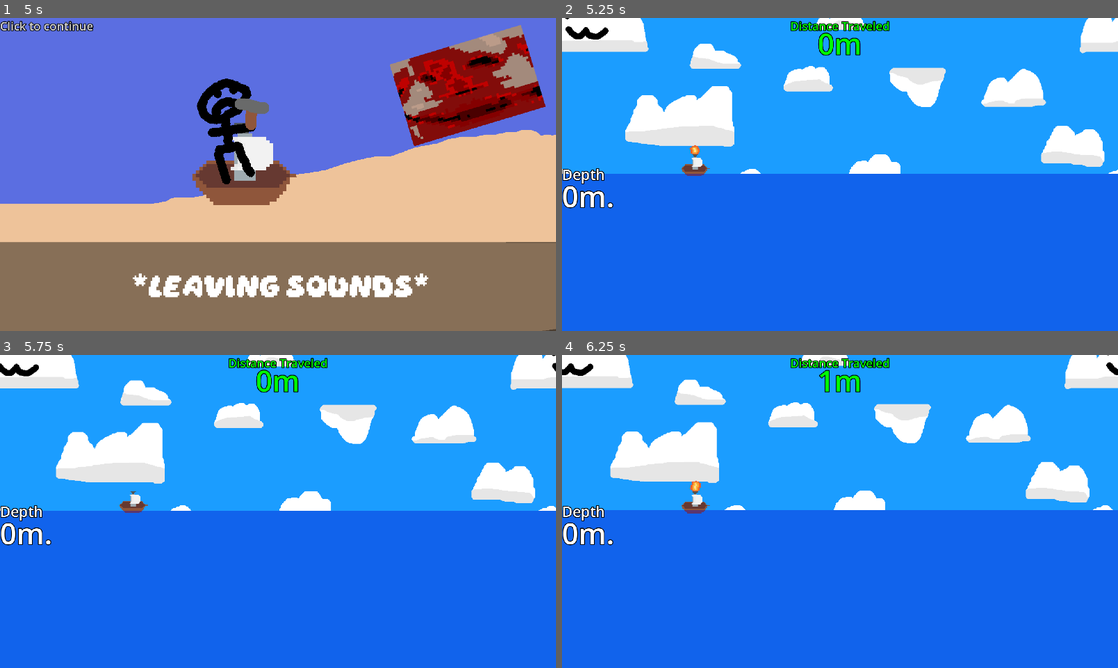
Above: before the commit, frames 1-4 (two rows, left to right).
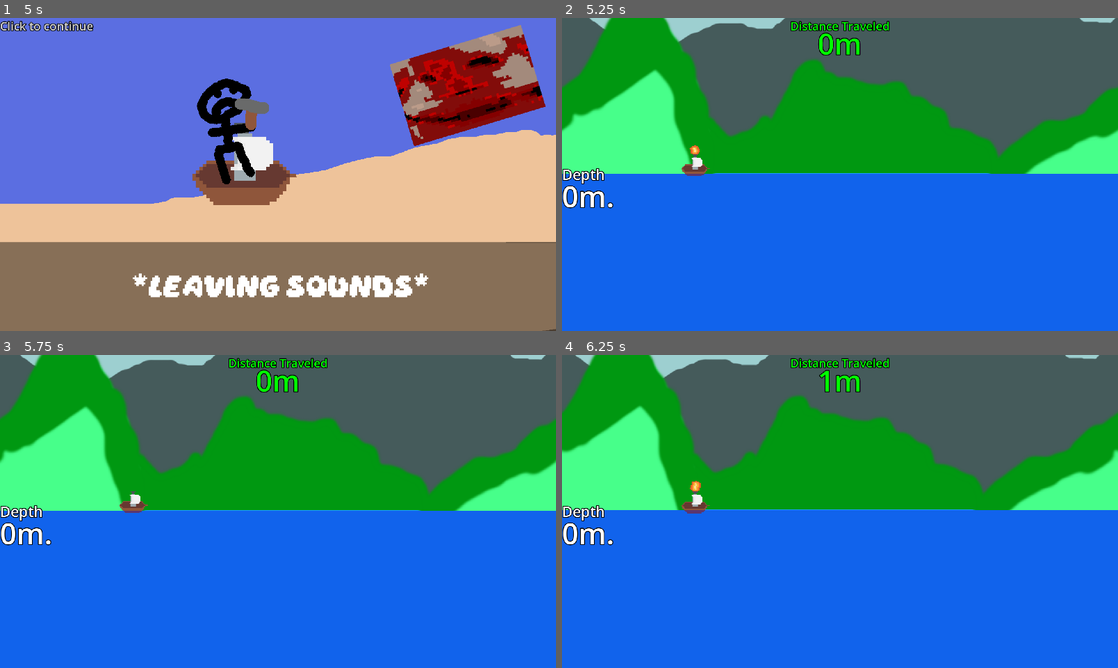
Above: after the commit, the same moments.

Repository: dkristia/Shipmarine
Game: Godot game, scene res://Scenes/MainMenu/main_menu.tscn
Two runs of this game, one before a commit and one after it. Both use one fixed random seed, a clock stepped at 60 frames per second and the inputs below.
Inputs (mouse positions are in pixels of both pictures, inside the frame that each line leads up to):
- Up to frame 1 (5 s): click (278, 64) at 0.5 s; click (278, 174) at 1.25 s; click (278, 174) at 2 s; click (278, 174) at 2.75 s; tap Enter (ui_accept) at 3.5, 3.77, 4.25, 4.52 s
- Up to frame 2 (5.25 s): tap Enter (ui_accept) at 5 s
- Up to frame 3 (5.75 s): no input
- Up to frame 4 (6.25 s): tap Enter (ui_accept) at 6.02 s

Frame 1 is identical in both runs. In frame 2, 49% of the frame differs, in the area x 0-100%, y 0-50%; in frame 3, 49%; in frame 4, 49%.

Commit message:
change background

Diff:
--- a/Objects/Enemies/Airplane/airplane.gd
+++ b/Objects/Enemies/Airplane/airplane.gd
@@ -4,20 +4,17 @@
 func _ready():
 	super._ready()
 	position.y = randf_range(-100, -1100)
+	movespeed = 75
 
 
 func _process(delta):
 	super._process(delta)
-	if $MainSprite.flip_h:
-		position.x += speed*delta*75
-	else:
-		position.x -= speed*delta*75
 
 
 func _on_area_entered(area):
 	if area.is_in_group("enemy"):
 		mainSprite.set_texture(_explosion)
 		area.find_child("MainSprite").set_texture(_explosion)
-		await(1)
+		await get_tree().create_timer(1).timeout
 		area.queue_free()
 		queue_free()
--- a/Objects/Enemies/BaseEnemy/enemy.gd
+++ b/Objects/Enemies/BaseEnemy/enemy.gd
@@ -7,6 +7,8 @@
 @onready var mainSprite = $MainSprite
 var _explosion = preload("res://Sprites/Ship/explosion.png")
 var gameOverscene = preload("res://Scenes/GameOver/game_over.tscn")
+
+var movespeed = 10
 
 
 func _ready():
@@ -20,6 +22,10 @@
 	position.x -= delta*speed*100
 	if position.x <= -1000:
 		queue_free()
+	if $MainSprite.flip_h:
+		position.x += speed*delta*movespeed
+	else:
+		position.x -= speed*delta*movespeed
 
 
 func _on_body_entered(body):
--- a/Objects/Enemies/Island/island.gd
+++ b/Objects/Enemies/Island/island.gd
@@ -10,6 +10,7 @@
 		add_child(bottom)
 		bottom.position.y = currenty
 		currenty += 148
+	movespeed = 0
 
 
 func _process(delta):
--- a/ParallaxBackground.gd
+++ b/ParallaxBackground.gd
@@ -1,9 +1,10 @@
 extends ParallaxBackground
 
 @onready var speed = $"/root/Game".speed
+@onready var sky = $Clouds/Sky
 # Called when the node enters the scene tree for the first time.
 func _ready():
-	pass # Replace with function body.
+	sky.position.y = -sky.texture.get_height()*1.5
 
 
 # Called every frame. 'delta' is the elapsed time since the previous frame.
--- a/parallax_background.tscn
+++ b/parallax_background.tscn
@@ -12,7 +12,7 @@
 
 [node name="Sky" type="Sprite2D" parent="Clouds"]
 texture_repeat = 2
-position = Vector2(-460, -1080)
+position = Vector2(-460, -15000)
 scale = Vector2(1.5, 1.5)
 texture = ExtResource("2_tognv")
 centered = false
Binary file changed: sky.png
